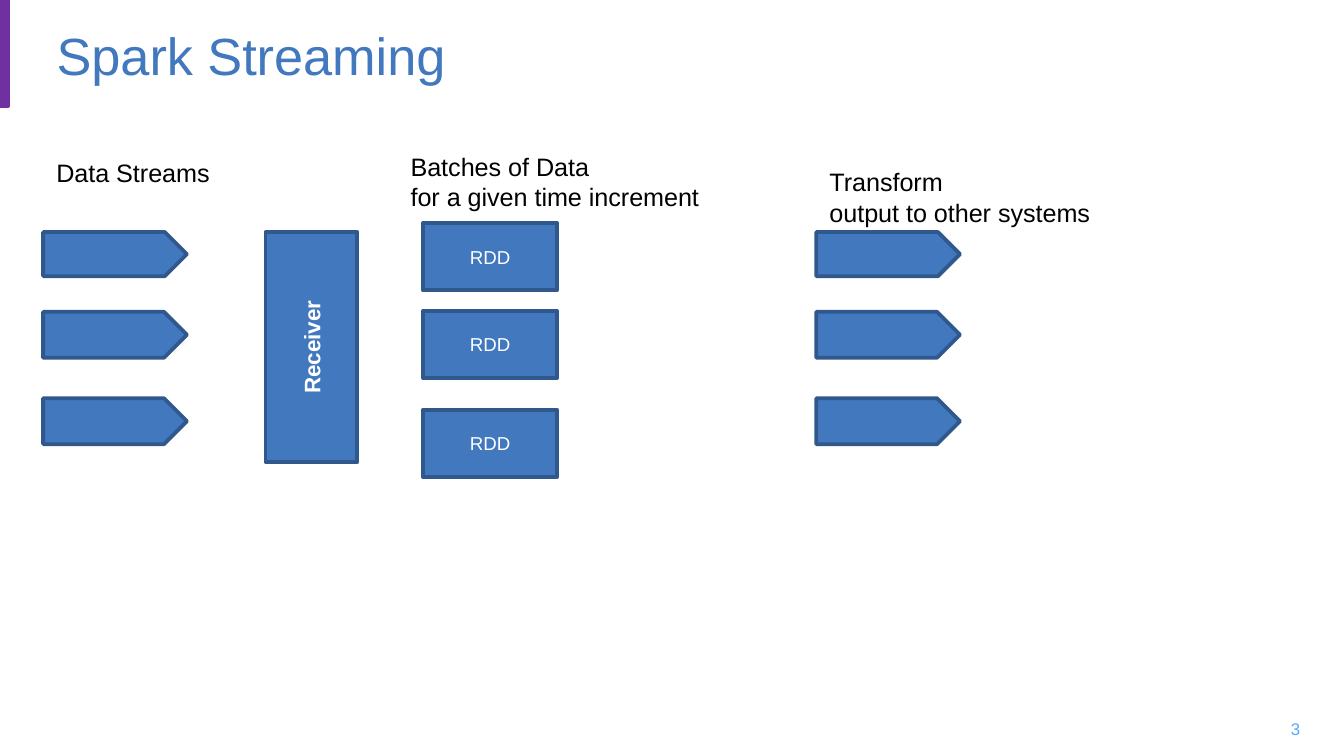
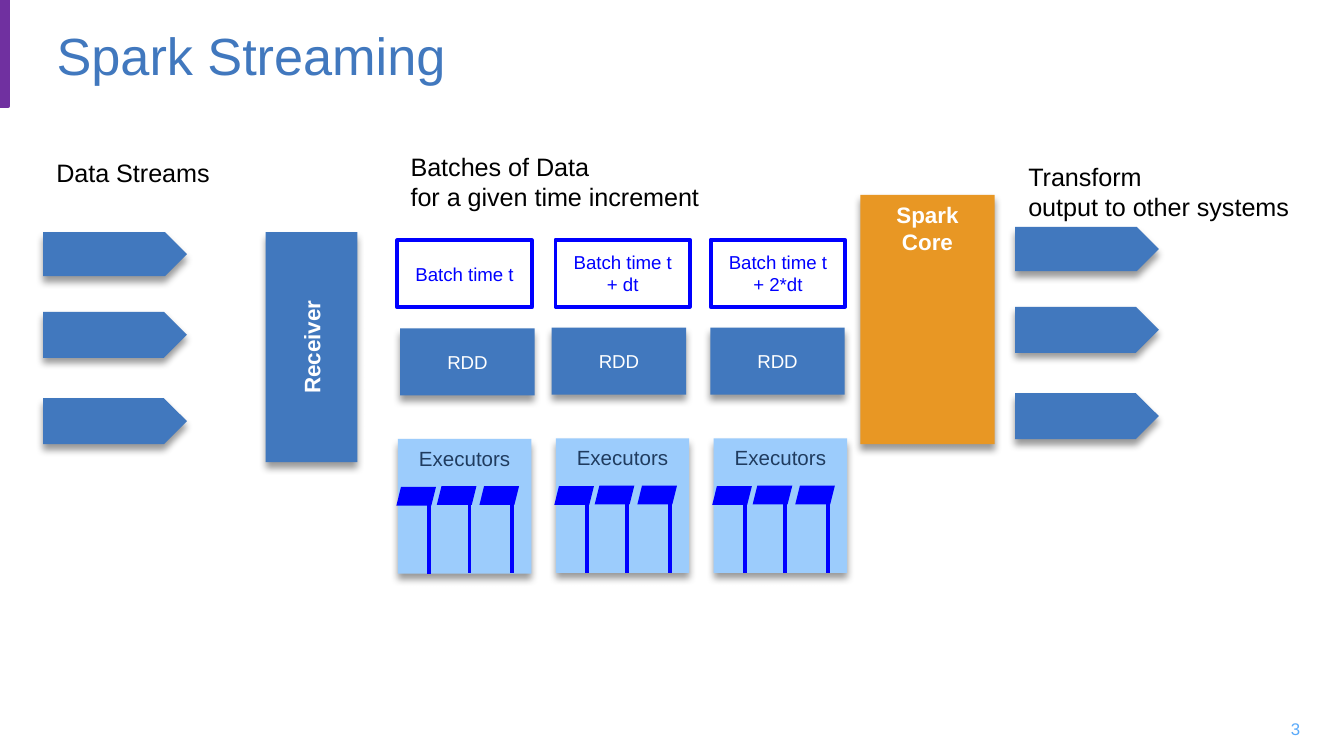
Before and after one commit to jbcodeforce/spark-studies, a slide deck: slide 3 of docs/spark-diagrams.pptx. Drawn at 1344x756 pixels with LibreOffice and Linux fonts; fonts in the diff are those of the drawing; background and template pictures are left out. Boxes give left, top, right and bottom in pixels: in the first picture for what was removed or moved away, otherwise in the second. Text is boxed around its words. In the diff, an @@ line names an element or a change of style, - is before the commit and + after.

Commit message:
work on spark streaming

```diff
--- a/docs/spark-diagrams.pptx
+++ b/docs/spark-diagrams.pptx
@@ rectangle added at <box>860,195,995,444</box>, fill #E89724, 12 pt, text #FFFFFF, bold @@
+Spark Core
@@ rectangle added at <box>555,239,689,306</box>, outline #0000FF 2 pt, 10 pt, text #0000FF @@
+Batch time t + dt
@@ rectangle added at <box>711,239,845,306</box>, outline #0000FF 2 pt, 10 pt, text #0000FF @@
+Batch time t + 2*dt
@@ rectangle added at <box>398,241,532,308</box>, outline #0000FF 2 pt, 10 pt, text #0000FF @@
+Batch time t
@@ rectangle "RDD": place and size @@
-rectangle "RDD" at <box>423,223,558,290</box>
+rectangle "RDD" at <box>401,328,535,395</box>
@@ rectangle "RDD": place and size @@
-rectangle "RDD" at <box>423,310,558,378</box>
+rectangle "RDD" at <box>552,328,687,395</box>
@@ rectangle "RDD": place and size @@
-rectangle "RDD" at <box>423,410,558,477</box>
+rectangle "RDD" at <box>711,328,845,395</box>
@@ outline #30598D 2 pt to none; shadow on in 10 elements at <box>266,233,358,462</box>, <box>552,328,687,395</box>, <box>401,328,535,395</box>, <box>711,328,845,395</box>, <box>43,233,187,277</box>, <box>43,312,187,358</box>, <box>43,398,187,444</box>, <box>1015,394,1159,439</box>, <box>1015,227,1159,271</box>, <box>1015,306,1159,352</box> @@
@@ 3 pentagon arrows, 1 text: place and size @@
-3 pentagon arrows, 1 text at <box>816,172,1090,444</box>
+3 pentagon arrows, 1 text at <box>1015,167,1289,439</box>
@@ rectangle added at <box>398,439,531,574</box>, fill #9CCCFC, 11 pt, text #203C5F @@
+Executors
@@ rectangle added at <box>556,438,689,573</box>, fill #9CCCFC, 11 pt, text #203C5F @@
+Executors
@@ rectangle added at <box>714,438,847,573</box>, fill #9CCCFC, 11 pt, text #203C5F @@
+Executors
@@ parallelogram added at <box>396,487,435,505</box>, fill #0000FF @@
@@ line added from (429, 505) to (429, 574), #0000FF 2 pt @@
@@ parallelogram added at <box>437,487,476,505</box>, fill #0000FF @@
@@ line added from (469, 504) to (469, 573), #0000FF 2 pt @@
@@ parallelogram added at <box>480,487,519,505</box>, fill #0000FF @@
@@ line added from (512, 504) to (512, 573), #0000FF 2 pt @@
@@ parallelogram added at <box>554,487,593,505</box>, fill #0000FF @@
@@ line added from (587, 504) to (587, 573), #0000FF 2 pt @@
@@ parallelogram added at <box>594,485,633,504</box>, fill #0000FF @@
@@ line added from (628, 504) to (628, 573), #0000FF 2 pt @@
@@ parallelogram added at <box>637,485,676,504</box>, fill #0000FF @@
@@ line added from (669, 504) to (669, 573), #0000FF 2 pt @@
@@ parallelogram added at <box>712,487,751,505</box>, fill #0000FF @@
@@ line added from (745, 504) to (745, 573), #0000FF 2 pt @@
@@ parallelogram added at <box>753,485,792,504</box>, fill #0000FF @@
@@ line added from (785, 504) to (785, 573), #0000FF 2 pt @@
@@ parallelogram added at <box>796,485,835,504</box>, fill #0000FF @@
@@ line added from (828, 504) to (828, 573), #0000FF 2 pt @@
```
Also in this commit, not shown: 1 slide added, 14 other files.
